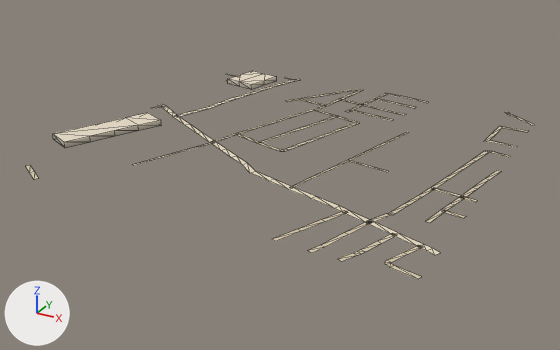
Before and after pictures for a commit that changed the glTF model public/assets/bengaluru-region-v1/tiles/t45_-33-l0.glb.
Before and after are seen from a 50 mm lens placed at (23180.0, -17083.0, 366.0), pointed at (22733.0, -16271.0, -40.0). Arrows for +X, +Y and +Z are at lower left; the lights stay in place. The first picture is the older version. Mesh edges are drawn as thin lines.

Objects in the first picture: 'building', 'ground'.
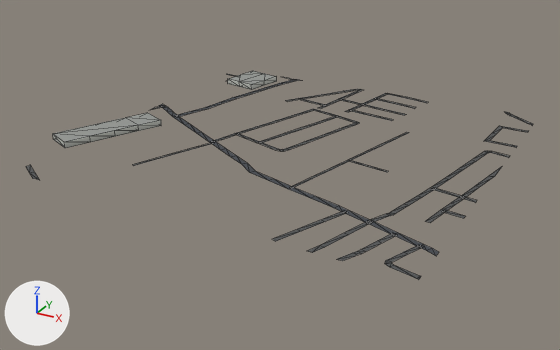
Changed parts and their boxes (x1, y1, x2, y2) in the pictures (560 x 350 px; the box of a moved part takes in the faces that stretch with it):
'ground', reshaped
    before: (26, 74, 534, 279)
    after: (26, 74, 533, 279)
part 1 of me_building, recoloured
    both: (53, 71, 277, 146)
part 2 of me_ground, rebuilt
    both: (26, 165, 39, 180)
part 3 of me_ground, moved or reshaped
    both: (280, 77, 408, 115)
part 4 of me_ground, reshaped
    before: (308, 112, 534, 279)
    after: (308, 112, 533, 279)
part 5 of me_ground, recoloured
    both: (133, 74, 533, 267)

Edits to the bpy script that builds the scene:
```text
Change me_building:
    used by ob_building; location = (22500.0, -16500.0, 0.0)
    remove me_building.from_pydata(...)  # 36 vertices, 47 faces; spans x -39.0..90.0, y 92.0..488.0, z 0.0..8.0
    add me_building.from_pydata(...)  # 36 vertices, 58 faces; spans x -39.0..90.0, y 92.0..488.0, z 0.0..8.0
    me_building part 1: 47 kept faces spanning x -39.0..90.0, y 92.0..488.0, z 0.0..8.0 get new vertex colours
    edits to the shape of me_building do not show in these pictures
Change me_ground:
    used by ob_ground; location = (22500.0, -16500.0, 0.0)
    remove me_ground.from_pydata(...)  # 356 vertices, 294 faces; spans x -3.0..503.0, y -3.0..503.0, z 1.0
    add me_ground.from_pydata(...)  # 367 vertices, 305 faces; spans x 0.0..500.0, y 0.0..500.0, z 1.0
    me_ground part 2: the loose piece of 6 vertices spanning x -2.0..40.0, y -3.0..27.0, z 1.0 is rebuilt with 6 vertices and now spans x 0.0..44.0, y 0.0..28.0, z 1.0
    me_ground part 3
    11 vertices are removed from x 112.0..272.0, y 469.0..503.0, z 1.0
    18 faces are deleted
    6 vertices move from x 93.0..210.0, y 374.0..502.0, z 1.0 to x 85.0..209.0, y 374.0..500.0, z 1.0
    14 vertices are added at x 32.0..285.0, y 474.0..500.0, z 1.0
    21 new faces join them
    me_ground part 4
    7 vertices are removed from x 394.0..501.0, y -1.0..498.0, z 1.0
    12 faces are deleted
    17 vertices move from x 389.0..503.0, y -1.0..502.0, z 1.0 to x 395.0..500.0, y 0.0..500.0, z 1.0
    15 vertices are added at x 388.0..500.0, y 0.0..500.0, z 1.0
    20 new faces join them
    me_ground part 5: 258 kept faces spanning x 0.0..500.0, y 0.0..500.0, z 1.0 get new vertex colours; the middle colour goes from beige #d7c9ae to dark grey #535556
    other edits to the shape of me_ground do not show in these pictures
```
